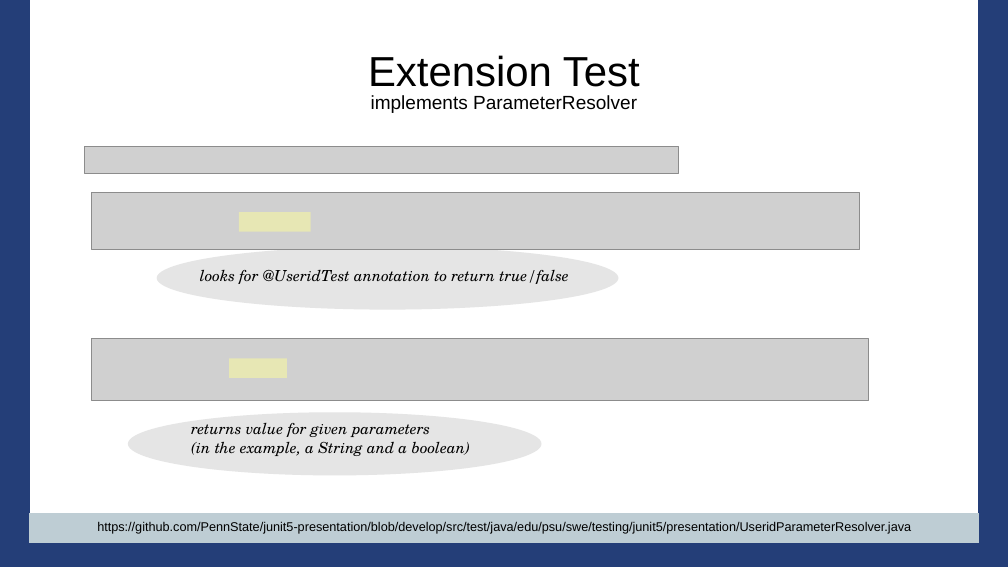
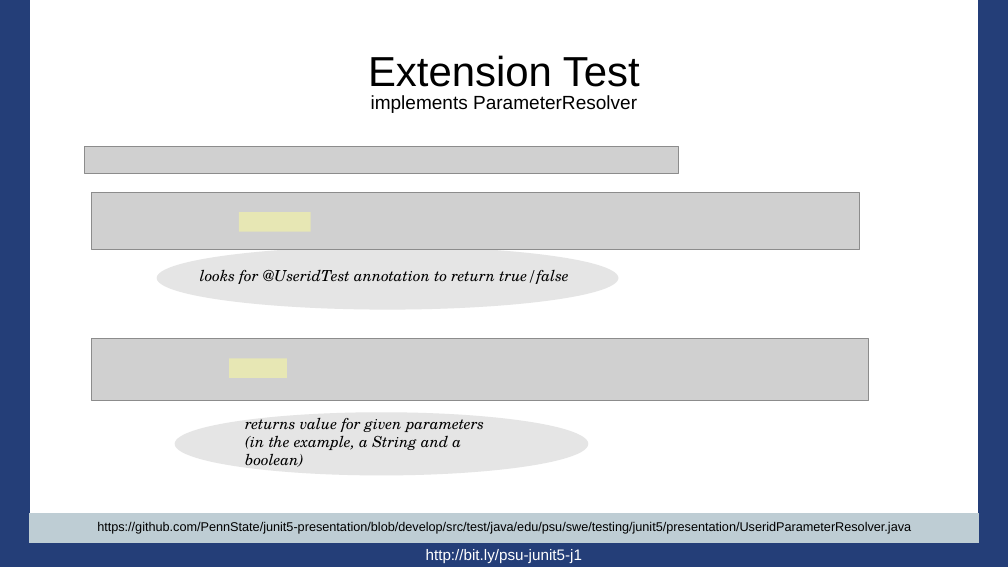
Before and after one commit to PennState/junit5-presentation, a slide deck: slide 53 of src/site/presentation/Junit5_Presentation_JavaOne_2016.odp. Drawn at 1008x567 pixels with LibreOffice and Linux fonts; fonts in the diff are those of the drawing; grey boxes stand for pictures; background and template pictures are left out. Boxes give left, top, right and bottom in pixels: in the first picture for what was removed or moved away, otherwise in the second. Text is boxed around its words. In the diff, an @@ line names an element or a change of style, - is before the commit and + after.

```diff
--- a/src/site/presentation/Junit5_Presentation_JavaOne_2016.odp
+++ b/src/site/presentation/Junit5_Presentation_JavaOne_2016.odp
@@ ellipse: place and size @@
-ellipse at bbox=[128, 413, 542, 476]
+ellipse at bbox=[175, 413, 588, 476]
@@ title "returns value for given parameters ..." rewrapped from bbox=[191, 423, 471, 456] to bbox=[245, 418, 484, 467] @@
@@ text added at bbox=[426, 549, 582, 563], 12 pt, text #FFFFFF @@
+http://bit.ly/psu-junit5-j1
```
Also in this commit, not shown: 74 other slides changed.
